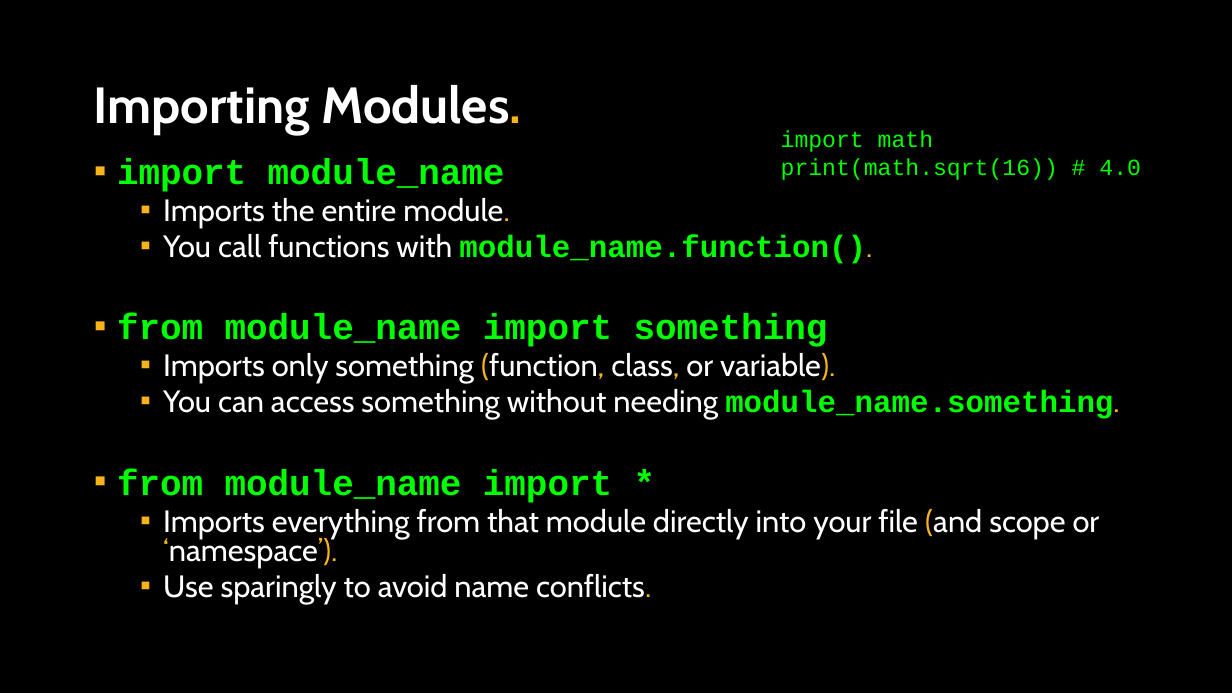
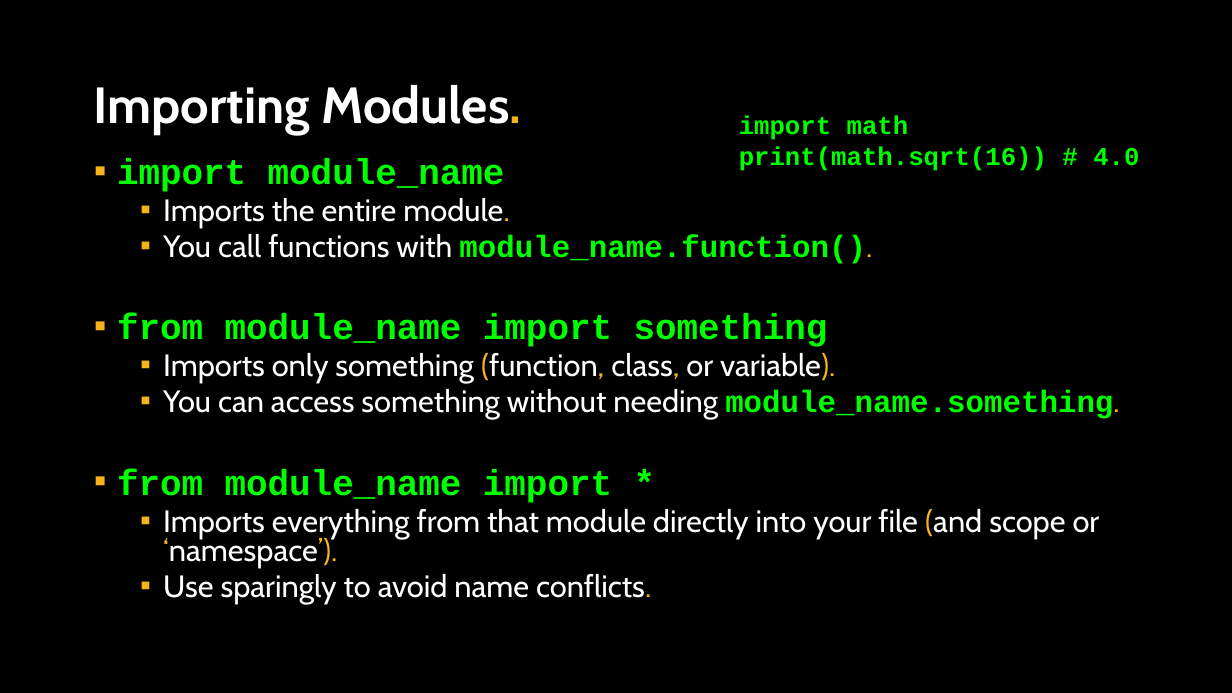
Before and after one commit to APS106/APS106-winter-2026-goodfellow-sutton, a slide deck: slide 23 of lectures/week11/lecture2/slides/week11_lecture2.pptx. Drawn at 1232x693 pixels with LibreOffice and Linux fonts; fonts in the diff are those of the drawing; background and template pictures are left out. Boxes give left, top, right and bottom in pixels: in the first picture for what was removed or moved away, otherwise in the second. Text is boxed around its words. In the diff, an @@ line names an element or a change of style, - is before the commit and + after.

```diff
--- a/lectures/week11/lecture2/slides/week11_lecture2.pptx
+++ b/lectures/week11/lecture2/slides/week11_lecture2.pptx
@@ text "import math" moved from (x1=781, y1=130, x2=1141, y2=180) to (x1=739, y1=115, x2=1139, y2=171) @@
@@ text "import math" at (x1=739, y1=115, x2=1139, y2=171): size 18 to 20 pt, bold on @@
```
Also in this commit, not shown: 4 other slides changed, 8 other files.
